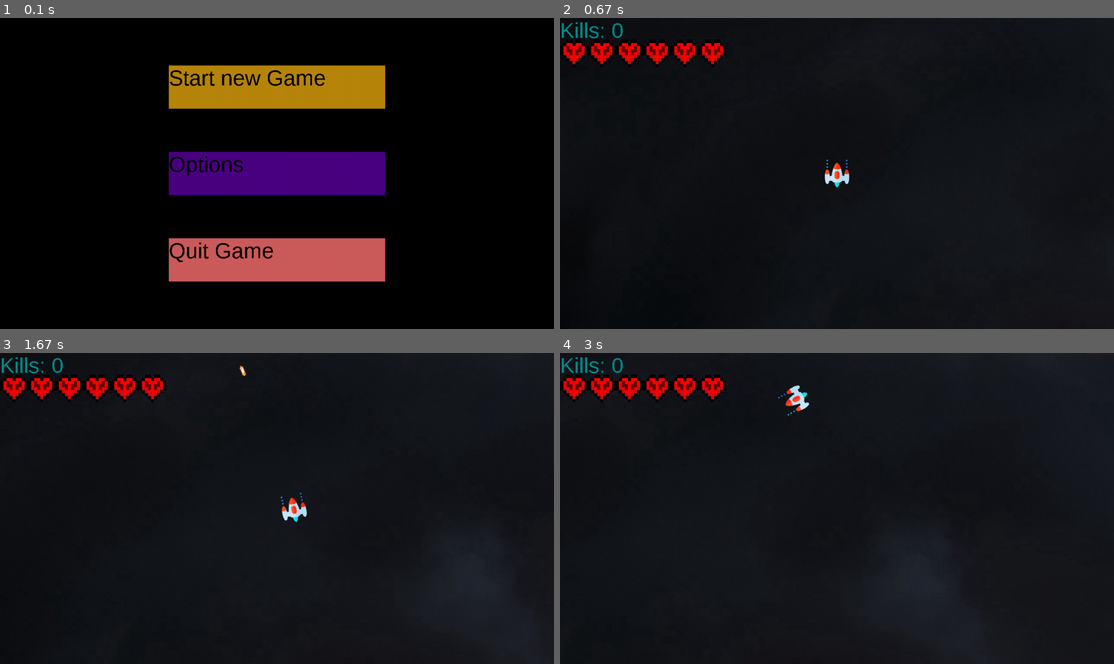
Above: before the commit, frames 1-4 (two rows, left to right).
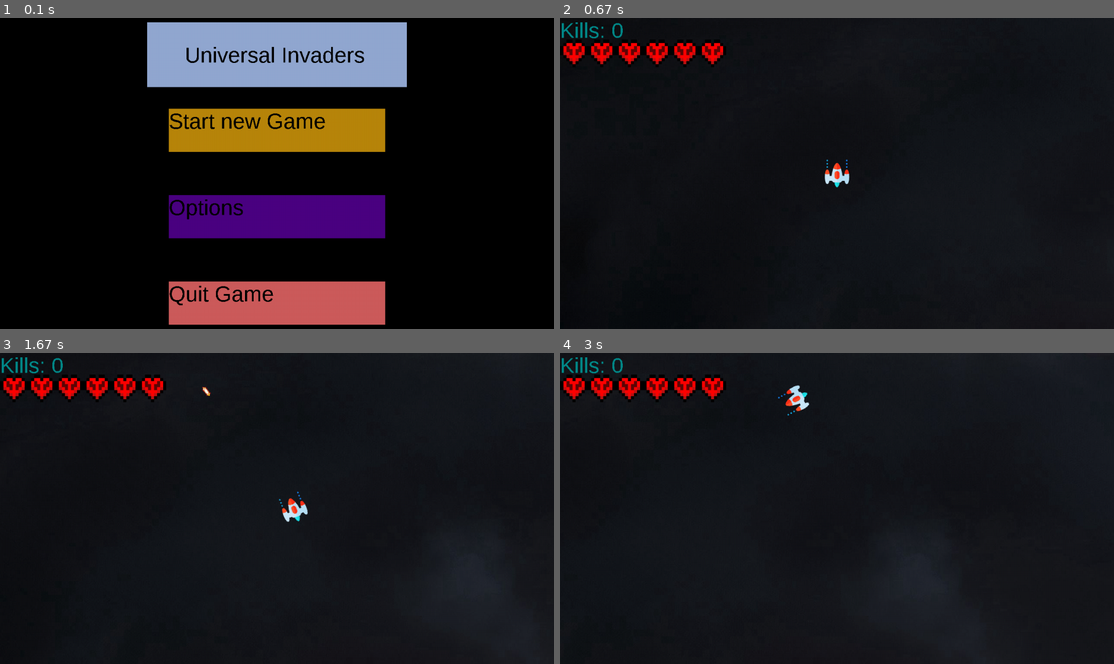
Above: after the commit, the same moments.

Repository: AndreCorreaSantos/Jogo-Pygame
Game: pygame game, started from Main.py
Two runs of this game, one before a commit and one after it. Both use one fixed random seed, a clock stepped at 60 frames per second and the inputs below.
Inputs (mouse positions are in pixels of both pictures, inside the frame that each line leads up to):
- Up to frame 1 (0.1 s): no input
- Up to frame 2 (0.67 s): click "Start new Game" at 0.38 s
- Up to frame 3 (1.67 s): hold D 0.67-1.13 s; move the mouse to (277, 530) at 0.7 s; tap Esc at 1.17 s; click "Resume Game" at 1.55 s
- Up to frame 4 (3 s): hold W 1.83-2.13 s; move the mouse to (903, 536) at 1.87 s; hold D 2.17-2.63 s; move the mouse to (848, 402) at 2.2 s; hold A from 2.67 s (still down); move the mouse to (704, 446) at 2.7 s

The runs differ from the first frame. In frame 1, 38% of the frame differs, in the area x 26-74%, y 1-99%; in frame 2, nothing differs; in frame 3, 0.2%; in frame 4, nothing differs.

Commit message:
menu title

Diff:
--- a/Main.py
+++ b/Main.py
@@ -95,13 +95,21 @@
             button_height = 100
 
             button1_x = width/2-button_width/2
-            button1_y = height/2-button_height/2 - 200
+            button1_y = height/2-button_height/2 -100
 
             button2_x = button1_x
             button2_y = button1_y + 200
 
             button3_x = button1_x
             button3_y = button2_y + 200
+
+            title_width = button_width+100
+            title_height = button_height+50
+
+            title_x = width/2-button_width/2 - (title_width-button_width)/2
+            title_y = height/2-button_height/2 -300
+
+            title_text = myfont.render("Universal Invaders",False,(0,0,0))
 
             if menu_2:
                 text_1 = myfont.render("Resume Game",False,(0,0,0))
@@ -110,6 +118,7 @@
 
             text_2 = myfont.render("Options",False,(0,0,0))
 
+
             if menu_2:
                 text_3 = myfont.render("Main menu",False,(0,0,0))
             else:
@@ -119,6 +128,7 @@
             button1 = pygame.Rect(button1_x,button1_y,button_width,button_height)
             button2 = pygame.Rect(button2_x,button2_y,button_width,button_height)
             button3 = pygame.Rect(button3_x,button3_y,button_width,button_height)
+            title = pygame.Rect(title_x,title_y,title_width,title_height)
 
             if button1.collidepoint(mouse):
                 if apertado:
@@ -148,8 +158,13 @@
 
             if menu_2:
                 pygame.draw.rect(screen,(75, 0, 130),button1)
+                pygame.draw.rect(screen,(75, 0, 130),button2)
             else:
                 pygame.draw.rect(screen,(184, 134, 11),button1)
+                pygame.draw.rect(screen,(146, 168, 209),title)
+                title_text_width,title_text_height = title_text.get_size()
+                screen.blit(title_text,(title_x +title_width/2 - title_text_width/2 -5,title_y+title_height/2 - title_text_height/2))
+
 
             pygame.draw.rect(screen,(75, 0, 130),button2)
             pygame.draw.rect(screen,(205, 92, 92),button3)
